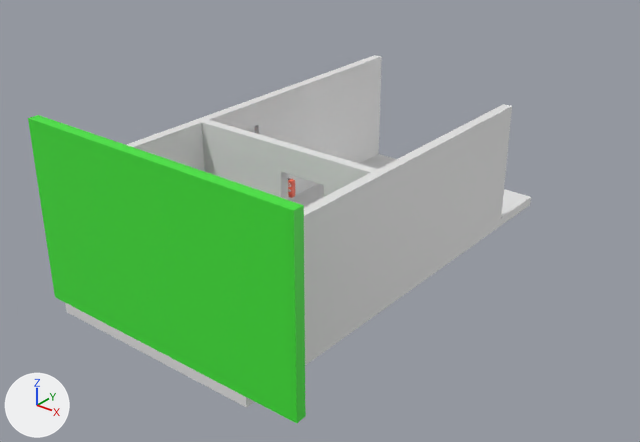
Renders of the Blender file Blender/2 helicopter.blend from each side of a commit.
Both versions are drawn from a 50 mm lens placed at (9.89, -12.82, 8.23), pointed at (-0.41, 0.05, 0.25). The axes (+X, +Y, +Z) are drawn at lower left. The lights are the same throughout. The picture after the commit comes second.
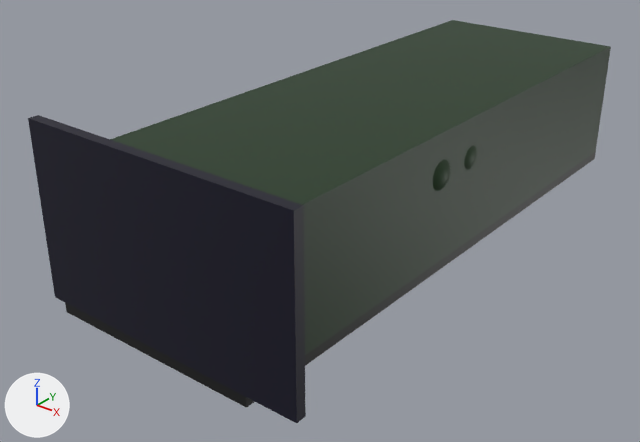
Where the newer file only moved an object's origin or applied its transform, the numbers keep the older frame.

Location of each change, [x1, y1, x2, y2] in pixels of the pictures (640 x 442 px; the box of a moved part takes in the faces that stretch with it):
'Cube.015', recoloured (green to black)
    both: [28, 115, 306, 423]
'Cube.021', shown
    after: [110, 20, 611, 216]
'Cube.002', recoloured, moved, rescaled (darker, 70% wider, 25% taller)
    before: [379, 104, 512, 300]
    after: [383, 55, 610, 300]
'Cube.011', recoloured (darker)
    both: [304, 176, 381, 355]
'Cube.020', recoloured, moved, rescaled
    before: [65, 154, 531, 408]
    after: [65, 152, 596, 408]
'Cube.003', recoloured
    both: [196, 118, 289, 200]
'Cube.010', recoloured
    both: [127, 120, 205, 172]
'Cube.005', recoloured (darker)
    both: [377, 172, 388, 305]
'Cube.006', recoloured
    both: [280, 143, 331, 185]
'Cube.019', recoloured
    both: [217, 100, 259, 130]
'Icosphere.005', added
    after: [433, 159, 450, 191]
'Icosphere.003', added (mostly hidden)
    after: [464, 146, 477, 170]
'Cube.018', recoloured
    both: [202, 112, 224, 124]
part 2 of me_cube_021, moved or reshaped
    before: [246, 154, 531, 408]
    after: [246, 152, 596, 408]
'Cube.001', unchanged, covered by the edit
    before: [252, 55, 382, 198]

The change, as a diff of the scene's bpy script:
```diff
--- a/Blender/2 helicopter.blend.py
+++ b/Blender/2 helicopter.blend.py
@@ me_cube_003 @@
-me_cube_003.from_pydata(...)  # 8 vertices, 6 faces; spans x -0.1..0.1, y -2.2..2.2, z -1.25..1.25
-me_cube_003.materials.append(mat_material)  # white #e7e7e7
+me_cube_003.from_pydata(...)  # 8 vertices, 6 faces; spans x -0.1..0.1, y -2.2..7.17, z -1.25..1.25
+# me_cube_003 part 1: the whole mesh is scaled about its middle by (1, 2.13, 1), then moved by (0.0, 2.49, 0.0)
+me_cube_003.materials.append(mat_heli_wall)  # dark green #193518
@@ me_cube_004 @@
 me_cube_004.from_pydata(...)  # 8 vertices, 6 faces; spans x -1.1..1.1, y -0.1..0.1, z -1.25..1.25
-me_cube_004.materials.append(mat_material)  # white #e7e7e7
+me_cube_004.materials.append(mat_heli_wall)  # dark green #193518
@@ me_cube_006 @@
 me_cube_006.from_pydata(...)  # 8 vertices, 6 faces; spans x -0.6..0.6, y -0.1..0.1, z -1.25..1.25
-me_cube_006.materials.append(mat_material)  # white #e7e7e7
+me_cube_006.materials.append(mat_heli_wall)  # dark green #193518
@@ me_cube_007 @@
 me_cube_007.from_pydata(...)  # 8 vertices, 6 faces; spans x -0.5..0.5, y -0.1..0.1, z -0.25..0.25
-me_cube_007.materials.append(mat_material)  # white #e7e7e7
+me_cube_007.materials.append(mat_heli_wall)  # dark green #193518
@@ me_cube_011 @@
 me_cube_011.from_pydata(...)  # 8 vertices, 6 faces; spans x -0.1..0.1, y -1.0..1.0, z -1.25..1.25
-me_cube_011.materials.append(mat_material)  # white #e7e7e7
+me_cube_011.materials.append(mat_heli_wall)  # dark green #193518
@@ me_cube_012 @@
 me_cube_012.from_pydata(...)  # 8 vertices, 6 faces; spans x -0.1..0.1, y -1.0..1.0, z -1.25..1.25
-me_cube_012.materials.append(mat_material)  # white #e7e7e7
+me_cube_012.materials.append(mat_heli_wall)  # dark green #193518
@@ me_cube_016 @@
 me_cube_016.from_pydata(...)  # 8 vertices, 6 faces; spans x -2.85..2.85, y -0.1..0.1, z -1.7..1.7
-me_cube_016.materials.append(mat_green_screen)  # green #42e739
+me_cube_016.materials.append(mat_screen)  # black #0a0822
@@ me_cube_019 @@
 me_cube_019.from_pydata(...)  # 8 vertices, 6 faces; spans x -0.1..0.1, y -0.2..0.2, z -1.25..1.25
-me_cube_019.materials.append(mat_material)  # white #e7e7e7
+me_cube_019.materials.append(mat_heli_wall)  # dark green #193518
@@ me_cube_020 @@
 me_cube_020.from_pydata(...)  # 8 vertices, 6 faces; spans x -0.1..0.1, y -0.5..0.5, z -0.25..0.25
-me_cube_020.materials.append(mat_material)  # white #e7e7e7
+me_cube_020.materials.append(mat_heli_wall)  # dark green #193518
@@ me_cube_021 @@
-me_cube_021.from_pydata(...)  # 8 vertices, 6 faces; spans x -2.2..2.2, y -4.7..4.7, z -0.1..0.1
-me_cube_021.materials.append(mat_material)  # white #e7e7e7
+me_cube_021.from_pydata(...)  # 8 vertices, 6 faces; spans x -2.2..2.2, y -4.7..8.27, z -0.1..0.1
+# me_cube_021 part 2: the whole mesh is scaled about its middle by (1, 1.38, 1), then moved by (0.0, 1.79, 0.0)
+me_cube_021.materials.append(mat_floor)  # black #111111
@@ me_cube_022 @@
-me_cube_022.from_pydata(...)  # 8 vertices, 6 faces; spans x -0.5..3.9, y -0.3..8.9, z 0.8..1.0
-me_cube_022.materials.append(mat_material)  # white #e7e7e7
+me_cube_022.from_pydata(...)  # 8 vertices, 6 faces; spans x -0.5..3.9, y -0.3..12.47, z 0.8..1.0
+# edits to the shape of me_cube_022 do not show in these pictures
+me_cube_022.materials.append(mat_heli_wall)  # dark green #193518
@@ ob_cube_021 @@
 ob_cube_021.location = (-1.7, -4.5, 1.7)
-ob_cube_021.hide_set(True)
@@ ob_icosphere_005 @@
+ob_icosphere_005 = bpy.data.objects.new('Icosphere.005', me_icosphere_006)  # 447 vertices, 756 faces; spans x -0.99..1.0, y -0.99..1.0, z -0.61..1.0; in mat_helmet (dark green #183815)
+ob_icosphere_005.location = (1.85, 0.37, 1.85)
+ob_icosphere_005.rotation_euler = (0.0, 0.0, -0.919)  # degrees (0, 0, -53)
+ob_icosphere_005.scale = (0.465, 0.465, 0.465)
@@ ob_icosphere_003 @@
+ob_icosphere_003 = bpy.data.objects.new('Icosphere.003', me_icosphere_006.copy())
+ob_icosphere_003.location = (1.8, 1.43, 1.87)
+ob_icosphere_003.rotation_euler = (0.0, 0.0, -0.919)  # degrees (0, 0, -53)
+ob_icosphere_003.scale = (0.465, 0.465, 0.465)
```
